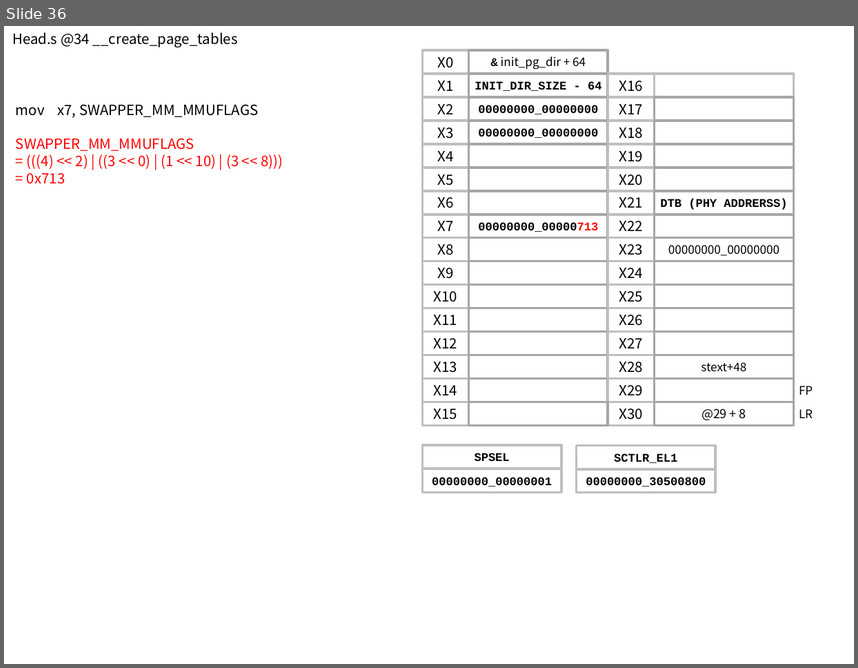
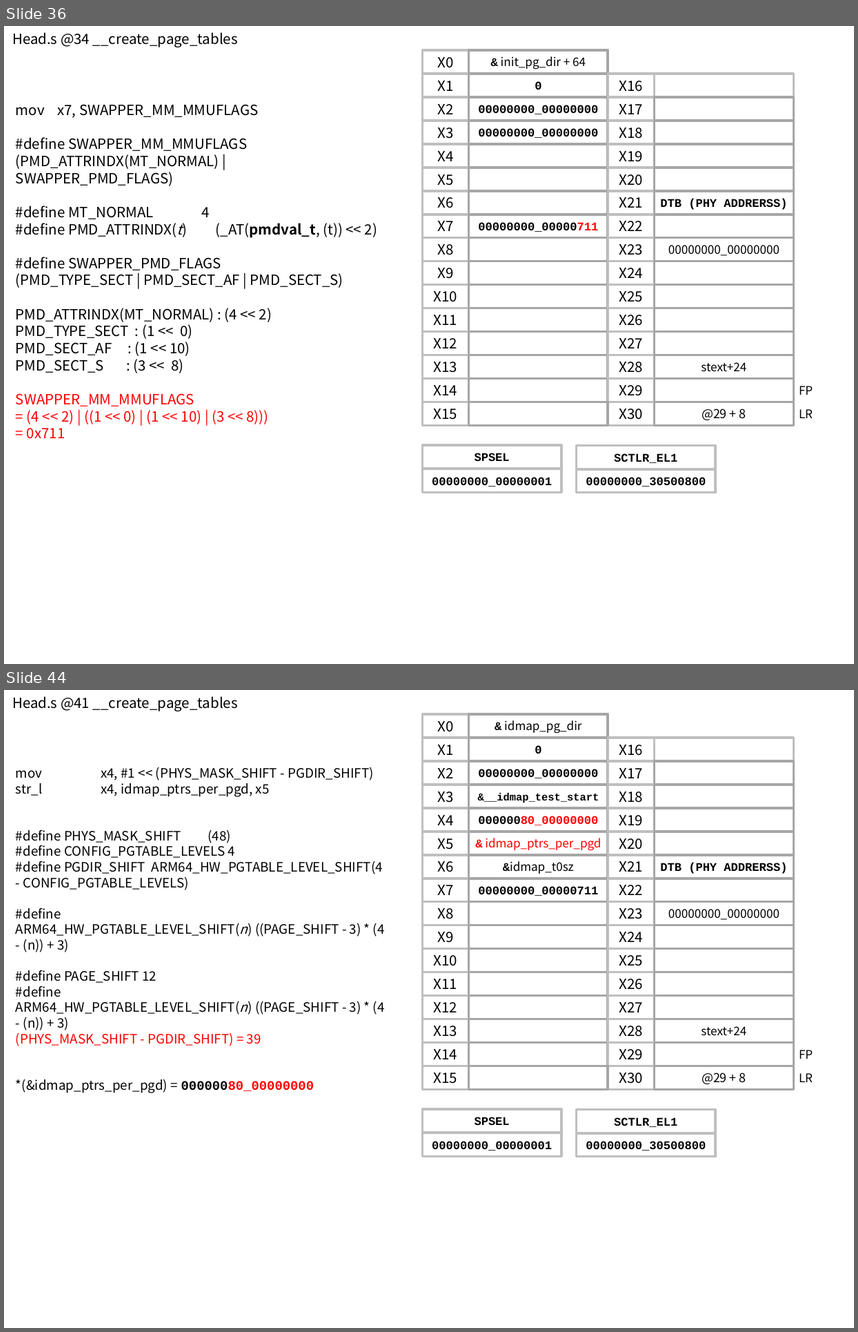
Before and after one commit to iamroot16a/study, a slide deck: 분석자료/head.S/head.s.pptx. Shown one above the other, each under a label of ours: slide 36 before the commit, slides 36 and 44 after it; the slides between them are not shown. The pictures are 858x668 and 858x1332 pixels, drawn with LibreOffice and Linux fonts; fonts in the diff are those of the drawing. Boxes give left, top, right and bottom in pixels: in the first picture for what was removed or moved away, otherwise in the second. Text is boxed around its words. In the diff, an @@ line names an element or a change of style, - is before the commit and + after.

```diff
--- a/분석자료/head.S/head.s.pptx
+++ b/분석자료/head.S/head.s.pptx
@@ slide 44 added at <box>4,690,854,1328</box>, background #FFFFFF @@
@@ text added at <box>12,696,238,711</box>, 12 pt, text #000000 @@
+Head.s @41 __create_page_tables
@@ text added at <box>16,767,385,1093</box>, 11 pt, text #000000 @@
+mov x4, #1 << (PHYS_MASK_SHIFT - PGDIR_SHIFT)
+str_l x4, idmap_ptrs_per_pgd, x5
+#define PHYS_MASK_SHIFT (48)
+#define CONFIG_PGTABLE_LEVELS 4
+#define PGDIR_SHIFT ARM64_HW_PGTABLE_LEVEL_SHIFT(4 - CONFIG_PGTABLE_LEVELS)
+#define ARM64_HW_PGTABLE_LEVEL_SHIFT(n) ((PAGE_SHIFT - 3) * (4 - (n)) + 3)
+#define PAGE_SHIFT 12
+#define ARM64_HW_PGTABLE_LEVEL_SHIFT(n) ((PAGE_SHIFT - 3) * (4 - (n)) + 3)
+(PHYS_MASK_SHIFT - PGDIR_SHIFT) = 39
+*(&idmap_ptrs_per_pgd) = 00000080_00000000
@@ group added at <box>422,715,813,1090</box>: 62 rectangles, 2 texts @@
+X0
+& idmap_pg_dir
+X1
+0
+X2
+00000000_00000000
+X3
+&__idmap_test_start
+X4
+00000080_00000000
+X5
+& idmap_ptrs_per_pgd
+X6
+&idmap_t0sz
+X7
+00000000_00000711
+X8
+X9
+X10
+X11
+X12
+X13
+X14
+X16
+X17
+X18
+X19
+X20
+X21
+DTB (PHY ADDRERSS)
+X22
+X23
+00000000_00000000
+X24
+X25
+X26
+X27
+X28
+stext+24
+X29
+X30
+@29 + 8
+X15
+FP
+LR
@@ rectangle added at <box>422,1109,562,1133</box>, outline #BFBFBF 2 pt, 10 pt, text #000000, bold @@
+SPSEL
@@ rectangle added at <box>576,1109,715,1133</box>, outline #BFBFBF 2 pt, 10 pt, text #000000, bold @@
+SCTLR_EL1
@@ rectangle added at <box>422,1133,562,1156</box>, outline #BFBFBF 2 pt, 10 pt, text #000000, bold @@
+00000000_00000001
@@ rectangle added at <box>576,1133,715,1156</box>, outline #BFBFBF 2 pt, 10 pt, text #000000, bold @@
+00000000_30500800
@@ slide 36 changed as well @@
@@ text in rectangle at <box>535,81,542,89</box>: text changed @@
-INIT_DIR_SIZE - 64
+0
@@ text at <box>16,137,377,373</box>: paragraphs added @@
+#define SWAPPER_MM_MMUFLAGS
+(PMD_ATTRINDX(MT_NORMAL) | SWAPPER_PMD_FLAGS)
+#define MT_NORMAL 4
+#define PMD_ATTRINDX(t) (_AT(pmdval_t, (t)) << 2)
+#define SWAPPER_PMD_FLAGS
+(PMD_TYPE_SECT | PMD_SECT_AF | PMD_SECT_S)
+PMD_ATTRINDX(MT_NORMAL) : (4 << 2)
+PMD_TYPE_SECT : (1 << 0)
+PMD_SECT_AF : (1 << 10)
+PMD_SECT_S : (3 << 8)
@@ text in rectangle at <box>478,222,598,232</box>: text changed @@
-00000000_00000713
+00000000_00000711
@@ text in rectangle at <box>701,362,746,372</box>: text changed @@
-stext+48
+stext+24
@@ text at <box>27,410,269,439</box>: text changed @@
-= (((4) << 2) | ((3 << 0) | (1 << 10) | (3 << 8)))
-= 0x713
+= (4 << 2) | ((1 << 0) | (1 << 10) | (3 << 8)))
+= 0x711
```
Also in this commit, not shown: 9 other slides changed, 11 other slides added, 2 other files.
